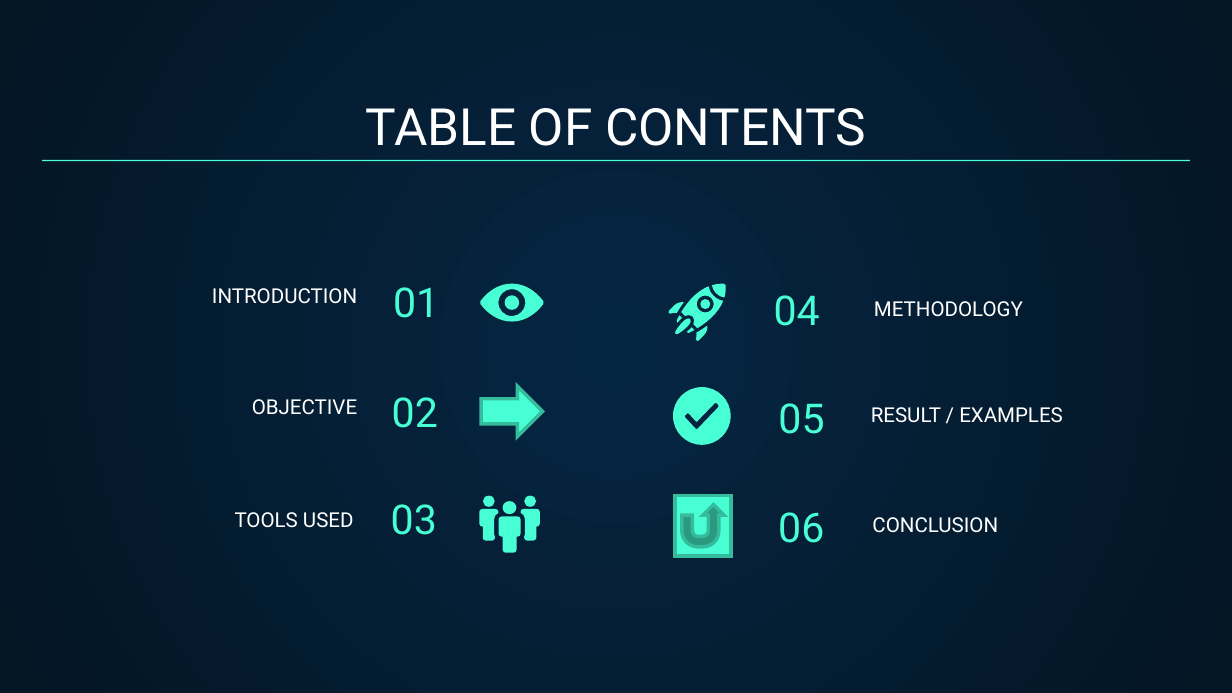
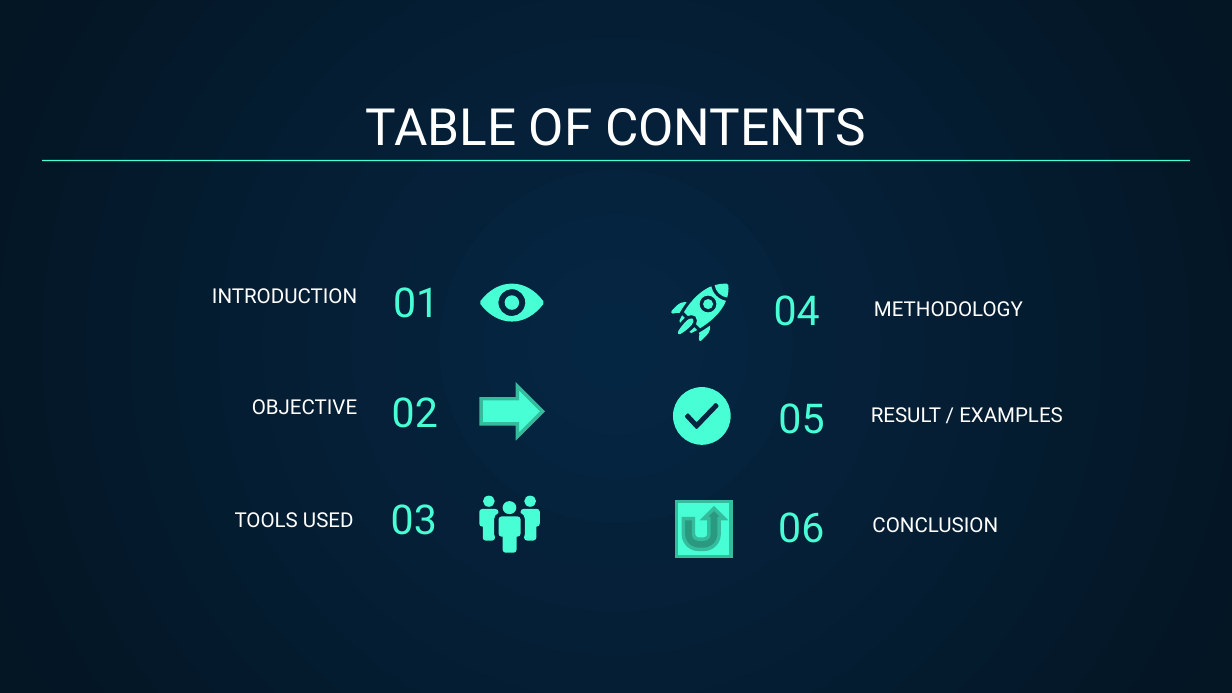
Before and after one commit to Tarequl-islam/Data-Encryption-using-AES, a slide deck: slide 2 of AES Project Presentation.pptx. Drawn at 1232x693 pixels with LibreOffice and Linux fonts; fonts in the diff are those of the drawing. Boxes give left, top, right and bottom in pixels: in the first picture for what was removed or moved away, otherwise in the second. Text is boxed around its words. In the diff, an @@ line names an element or a change of style, - is before the commit and + after.

```diff
--- a/AES Project Presentation.pptx
+++ b/AES Project Presentation.pptx
@@ outline redrawn in 7 elements at (x1=679, y1=315, x2=685, y2=323), (x1=678, y1=319, x2=694, y2=335), (x1=699, y1=325, x2=711, y2=340), (x1=715, y1=283, x2=728, y2=297), (x1=684, y1=286, x2=726, y2=328), (x1=702, y1=299, x2=713, y2=309), (x1=671, y1=302, x2=687, y2=313) @@
@@ freeform shape moved from (x1=686, y1=328, x2=694, y2=334) to (x1=690, y1=328, x2=697, y2=334) @@
@@ action button return resized from (x1=675, y1=495, x2=732, y2=556) to (x1=676, y1=501, x2=731, y2=556) @@
```
Also in this commit, not shown: 5 other slides changed, 1 slide added.
